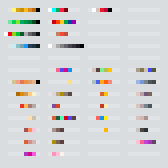
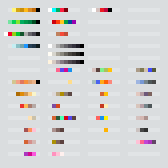
Revision of a layered 168 x 168 image; what changed, layer by layer:
added layer "w whites to w black (trashcan)" in group "Colors" over (x1=48, y1=52, x2=84, y2=56)
added group "w whites to pinkish darks" with 11 layers in group "Colors" over (x1=48, y1=60, x2=84, y2=64)
added layer "Layer 7 copy 9" (multiply, 5%) in group "w whites to pinkish darks" over (x1=48, y1=60, x2=60, y2=64)
added layer "Layer 7 copy 8" (multiply, 5%) in group "w whites to pinkish darks" over (x1=48, y1=60, x2=56, y2=64)
added layer "Layer 7 copy 7" (multiply, 5%) in group "w whites to pinkish darks" over (x1=48, y1=60, x2=52, y2=64)
added layer "Layer 7 copy 6" (multiply, 2%) in group "w whites to pinkish darks" over (x1=72, y1=60, x2=84, y2=64)
added layer "Layer 7 copy 5" (multiply, 2%) in group "w whites to pinkish darks" over (x1=68, y1=60, x2=84, y2=64)
added layer "Layer 7 copy 4" (multiply, 2%) in group "w whites to pinkish darks" over (x1=64, y1=60, x2=84, y2=64)
added layer "Layer 7 copy 3" (multiply, 2%) in group "w whites to pinkish darks" over (x1=60, y1=60, x2=84, y2=64)
added layer "Layer 7 copy 2" (multiply, 2%) in group "w whites to pinkish darks" over (x1=56, y1=60, x2=84, y2=64)
added layer "Layer 7 copy" (multiply, 2%) in group "w whites to pinkish darks" over (x1=56, y1=60, x2=84, y2=64)
added layer "Layer 7" (multiply, 2%) in group "w whites to pinkish darks" over (x1=52, y1=60, x2=84, y2=64)
added layer "w whites to w black (trashcan) copy" in group "w whites to pinkish darks" over (x1=48, y1=60, x2=84, y2=64)
